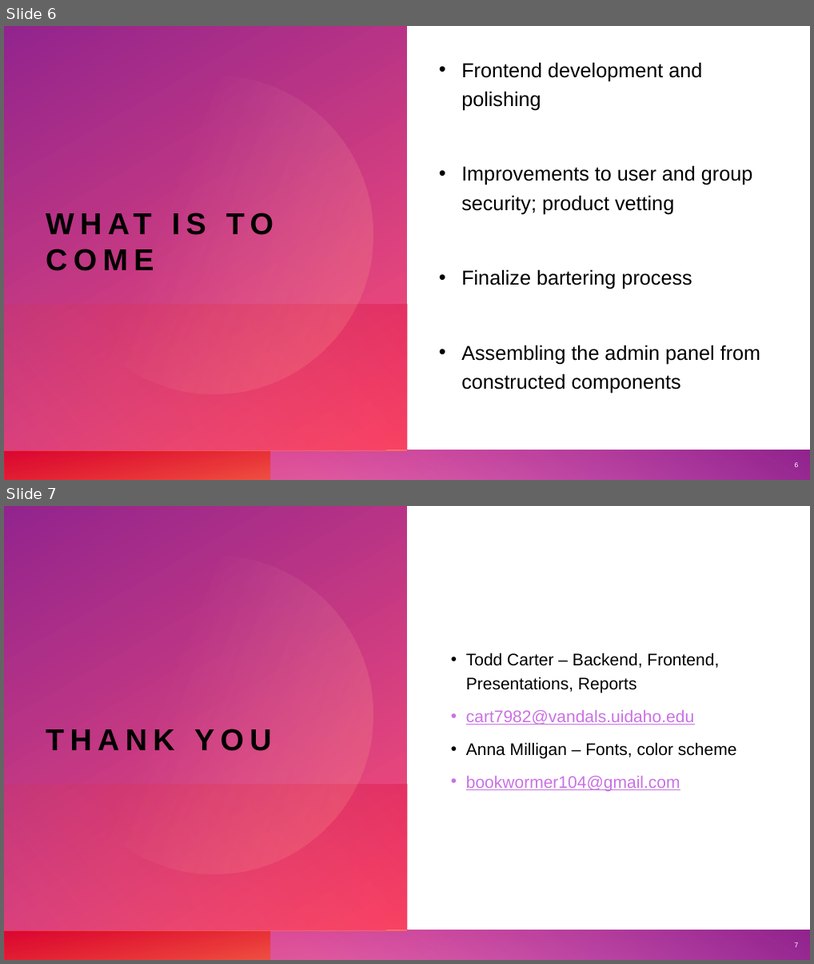
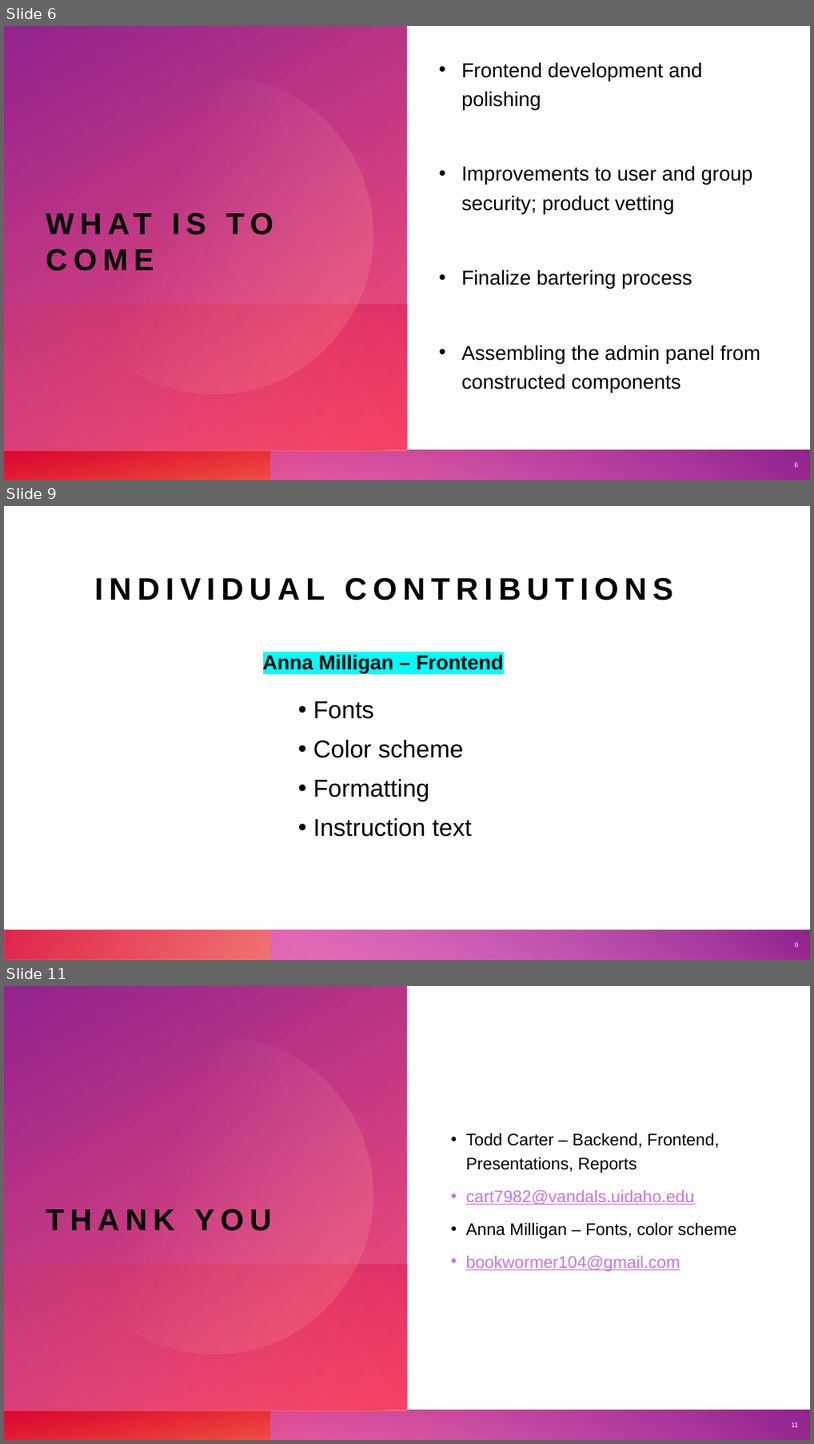
Before and after one commit to cart7982/CaravanSeraiCS360, a slide deck: CaravanSeraiCS360/Presentations/Caravanserai.pptx. Shown one above the other, each under a label of ours: slides 6 and 7 before the commit, slides 6, 9 and 11 after it; the slides between them are not shown. The pictures are 814x964 and 814x1444 pixels, drawn with LibreOffice and Linux fonts; fonts in the diff are those of the drawing. Boxes give left, top, right and bottom in pixels: in the first picture for what was removed or moved away, otherwise in the second. Text is boxed around its words. In the diff, an @@ line names an element or a change of style, - is before the commit and + after.

```diff
--- a/CaravanSeraiCS360/Presentations/Caravanserai.pptx
+++ b/CaravanSeraiCS360/Presentations/Caravanserai.pptx
@@ slide 9 added at [4,506,810,960], background #FFFFFF; not listed: 7 template elements that a slide beside it also shows @@
@@ rectangle added at [4,506,810,960], fill #FFFFFF @@
@@ title added at [94,578,674,600], 37 pt, text #000000, bold @@
+INDIVIDUAL CONTRIBUTIONS
@@ text added at [263,654,503,674], 24 pt, text #000000, bold @@
+Anna Milligan – Frontend
@@ text added at [314,701,472,836], 29 pt, text #000000 @@
+  • Fonts
+  • Color scheme
+  • Formatting
+  • Instruction text
@@ rectangle added at [4,929,810,960], fill gradient #FE4A00 to #DA002F @@
@@ rectangle added at [4,930,810,960], fill gradient #FE4A00 to #DA002F @@
@@ rectangle added at [271,929,810,960], fill gradient #D861D4 to #92248E @@
@@ rectangle added at [271,930,810,960], fill gradient #D861D4 to #92248E @@
@@ page number added at [795,942,799,947], 8 pt, text #FFFFFF @@
+9
@@ what was slide 7 is now slide 11 @@
@@ page number at [792,1422,799,1427]: text changed @@
-7
+11
```
Also in this commit, not shown: 3 other slides added.
